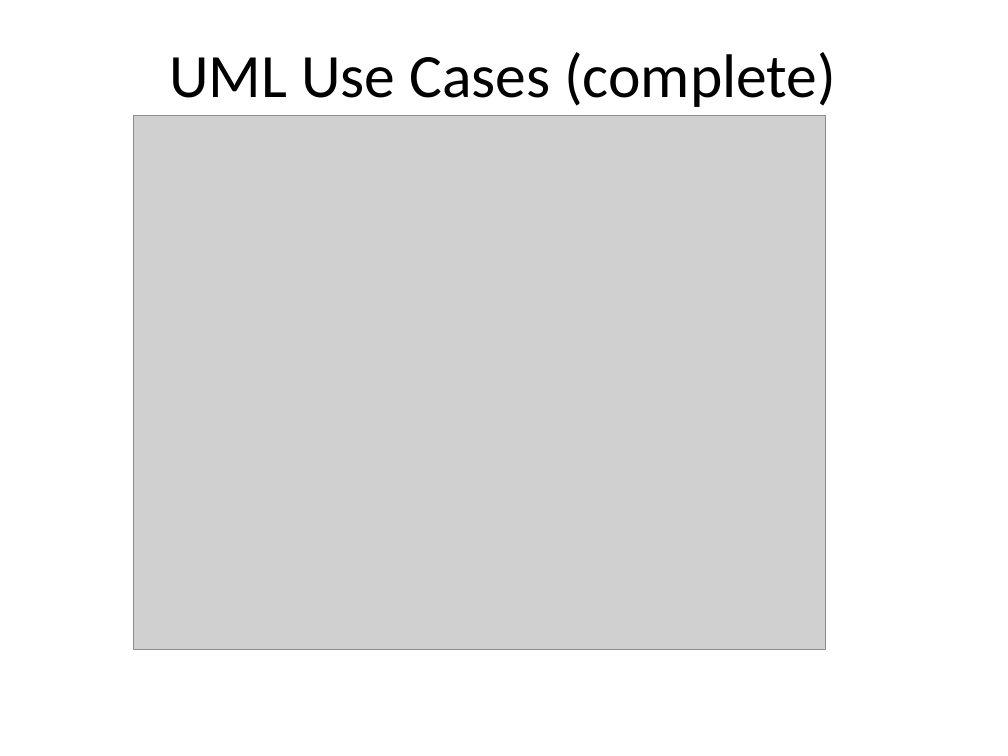
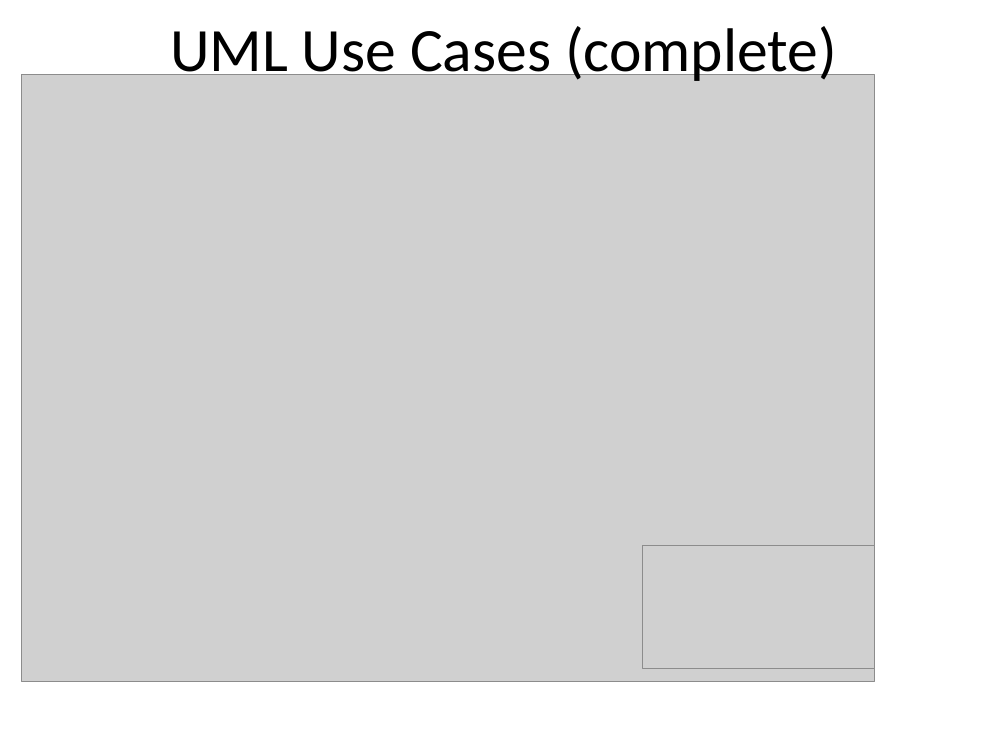
Before and after one commit to Plaza99/FantaManager, a slide deck: slide 4 of Documentation/Project Presentation.pptx. Drawn at 1008x756 pixels with LibreOffice and Linux fonts; fonts in the diff are those of the drawing; grey boxes stand for pictures; background and template pictures are left out. Boxes give left, top, right and bottom in pixels: in the first picture for what was removed or moved away, otherwise in the second. Text is boxed around its words. In the diff, an @@ line names an element or a change of style, - is before the commit and + after.

```diff
--- a/Documentation/Project Presentation.pptx
+++ b/Documentation/Project Presentation.pptx
@@ title "UML Use Cases (complete)" rewrapped from [169, 52, 836, 107] to [170, 26, 837, 86] @@
@@ picture: place and size @@
-picture at [133, 116, 826, 649]
+picture at [21, 75, 875, 680]
@@ picture added at [643, 545, 875, 668] @@
```
Also in this commit, not shown: 4 other slides changed, 3 other files.
